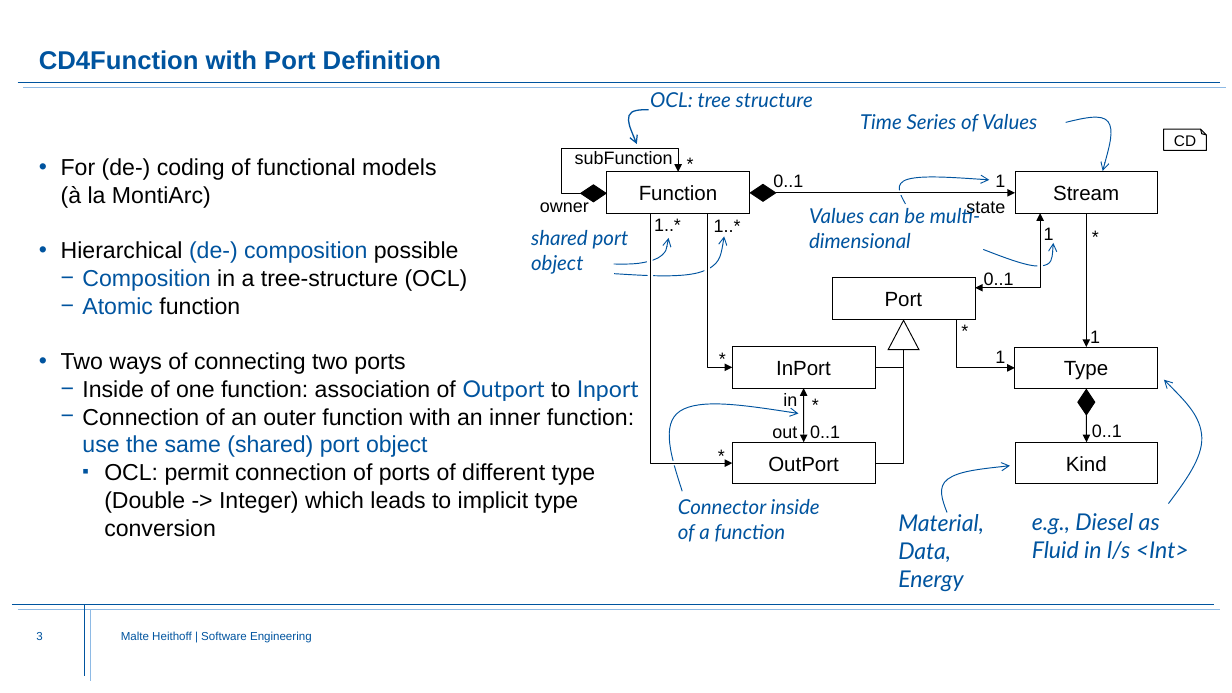
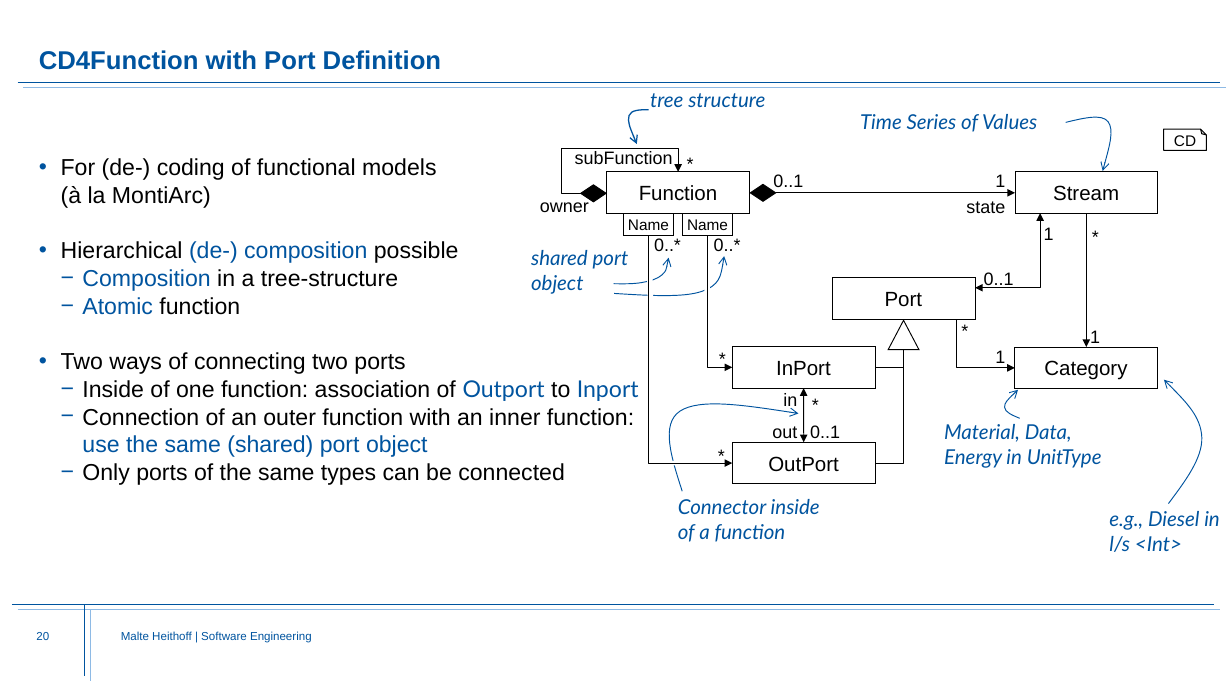
Before and after one commit to Fishi2402/montigem, a slide deck: slide 20 of products/syse_functions/doc/FunctionStructure.Explanation.pptx (slide 3 before the commit). Drawn at 1232x693 pixels with LibreOffice and Linux fonts; fonts in the diff are those of the drawing; background and template pictures are left out. Boxes give left, top, right and bottom in pixels: in the first picture for what was removed or moved away, otherwise in the second. Text is boxed around its words. In the diff, an @@ line names an element or a change of style, - is before the commit and + after.

Commit message:
FunctionStructure Update

```diff
--- a/products/syse_functions/doc/FunctionStructure.Explanation.pptx
+++ b/products/syse_functions/doc/FunctionStructure.Explanation.pptx
@@ text at box(650, 93, 765, 107): text changed @@
-OCL: tree structure
+tree structure
@@ freeform shape removed at box(899, 177, 989, 204) @@
@@ text removed at box(809, 206, 980, 248) @@
-Values can be multi-dimensional
@@ rectangle removed at box(896, 190, 905, 195) @@
@@ rectangle added at box(624, 213, 674, 236), outline #000000 0.75 pt, 12 pt, text #000000 @@
+Name
@@ elbow arrow moved from (651, 213) - (733, 463) to (649, 236) - (733, 463) @@
@@ text at box(654, 238, 681, 251): text changed @@
-1..*
+0..*
@@ rectangle added at box(683, 213, 733, 236), outline #000000 0.75 pt, 12 pt, text #000000 @@
+Name
@@ elbow arrow moved from (707, 213) - (732, 368) to (708, 236) - (732, 368) @@
@@ text at box(714, 238, 741, 251): text changed @@
-1..*
+0..*
@@ text at box(82, 269, 398, 291): text changed @@
-  − Composition in a tree-structure (OCL)
+  − Composition in a tree-structure
@@ freeform shape removed at box(983, 243, 1054, 266) @@
@@ rectangle removed at box(1038, 262, 1043, 271) @@
@@ 3 rectangles, 2 freeform shapes, 1 text: place and size @@
-3 rectangles, 2 freeform shapes, 1 text at box(531, 230, 725, 281)
+3 rectangles, 2 freeform shapes, 1 text at box(531, 250, 725, 301)
@@ text at box(1044, 360, 1127, 380): text changed @@
-Type
+Category
@@ diamond removed at box(1078, 389, 1094, 415) @@
@@ freeform shape: place and size @@
-freeform shape at box(942, 466, 1010, 513)
+freeform shape at box(1005, 390, 1019, 419)
@@ arrow removed from (1087, 415) to (1087, 443) @@
@@ text at box(944, 424, 1102, 468): text changed; size 18 to 16 pt @@
-Material,
-Data,
-Energy
+Material, Data, Energy in UnitType
@@ rectangle removed at box(1016, 443, 1159, 484) @@
@@ text removed at box(1092, 424, 1122, 437) @@
-0..1
@@ text at box(82, 463, 565, 485): text changed @@
-    ▪ OCL: permit connection of ports of different type (Double -> Integer) which leads to implicit type conversion
+  − Only ports of the same types can be connected
@@ text removed at box(1066, 456, 1107, 472) @@
-Kind
@@ text at box(1109, 511, 1220, 552): text changed; size 18 to 16 pt @@
-e.g., Diesel as
-Fluid in l/s <Int>
+e.g., Diesel in l/s <Int>
@@ page number at box(36, 632, 49, 640): text changed @@
-3
+20
```
Also in this commit, not shown: 6 other slides changed, 14 slides added, 3 slides removed, 2 other files.
